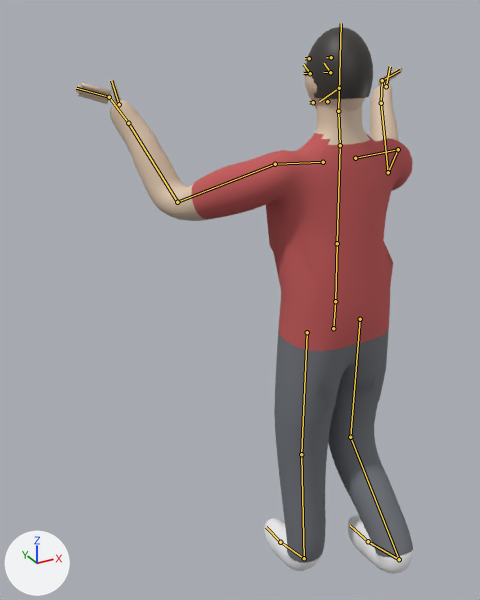
The Blender file source_art/char_marco.blend: old version first, new version second.
Rendered twice from a 50 mm camera at (-1.143, -1.478, 1.85) aimed at (-0.197, 0.242, 0.99). Every picture has the same lights, and +X, +Y and +Z are marked at lower left. The older version comes first. Both versions are drawn at frame 0 of the action 'carry'; the numbers are the values there. The bones that bend it are drawn over the model as lines.

In view in the first picture: 'marco_Mesh'.
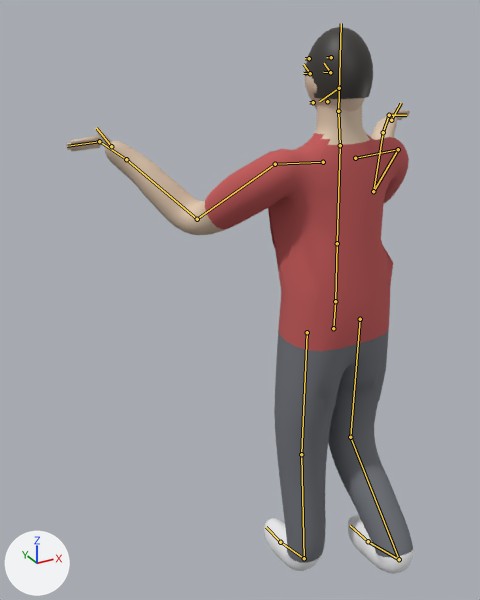
Location of each change, (x1, y1, x2, y2) in pixels of the pictures (480 x 600 px):
'marco_Mesh', posed
    before: (75, 27, 414, 574)
    after: (66, 27, 414, 574)
bone 'UpperArm.R', root to tip
    before: (398, 149) to (388, 172)
    after: (398, 149) to (373, 191)
bone 'UpperArm.L', root to tip
    before: (275, 164) to (177, 202)
    after: (275, 164) to (197, 219)

Edits to the bpy script that builds the scene:
```text
Change bone_upperarm_r:
    where bone_upperarm_r = bpy.data.objects['Armature'].pose.bones['UpperArm.R']  # child of 'Shoulder.R'
    bone_upperarm_r.rotation_quaternion: (0.865, 0.405, 0.231, 0.186) -> (0.858, 0.276, 0.311, 0.302)  # degrees (54, 14, 32) -> degrees (45, 22, 48)
Change bone_upperarm_l:
    where bone_upperarm_l = bpy.data.objects['Armature'].pose.bones['UpperArm.L']  # child of 'Shoulder.L'
    bone_upperarm_l.rotation_quaternion: (0.865, 0.405, -0.231, -0.186) -> (0.858, 0.276, -0.311, -0.302)  # degrees (54, -14, -32) -> degrees (45, -22, -48)
```
